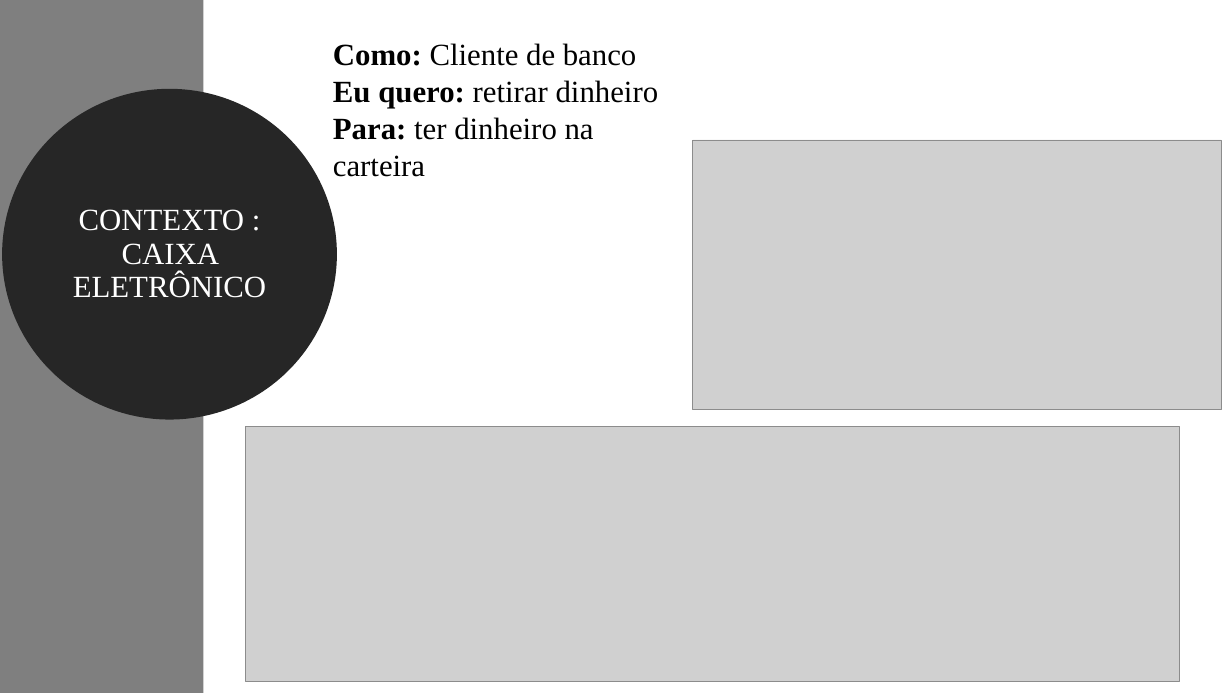
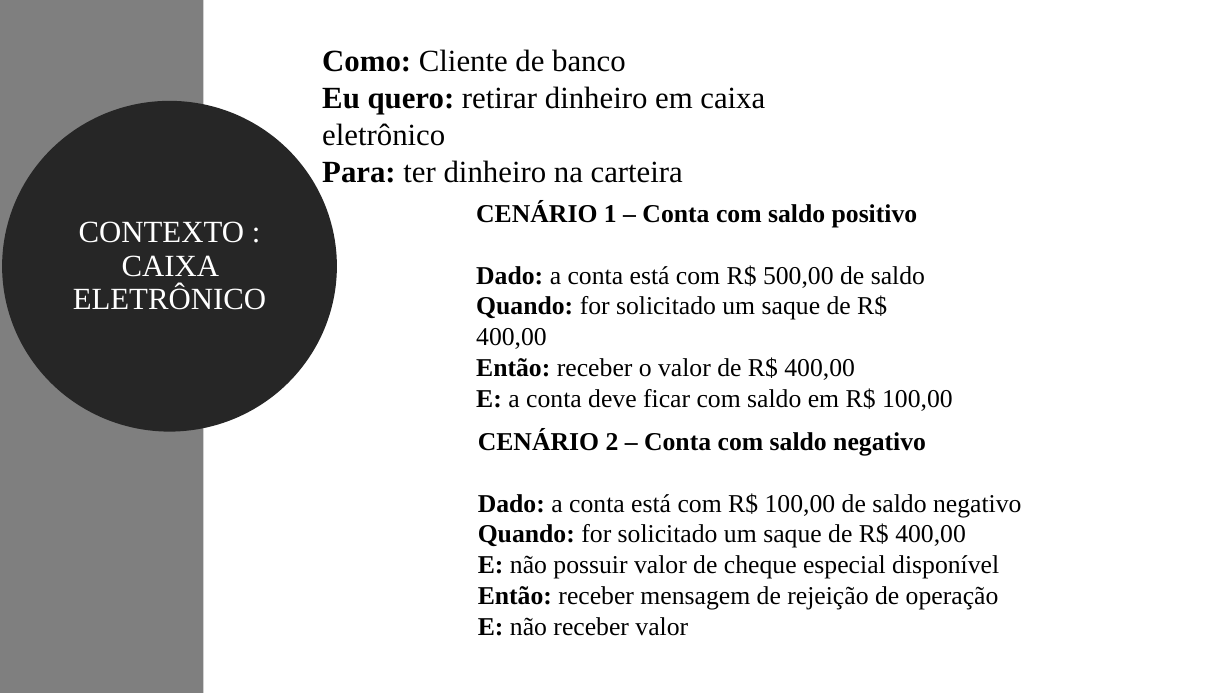
Before and after one commit to feevars/fatec4SEM, a slide deck: slide 6 of 2SEM/IES100 - Engenharia de Software I/BDD - Behavior Driven Development/apresentacao-oficial_BDD.pptx. Drawn at 1232x693 pixels with LibreOffice and Linux fonts; fonts in the diff are those of the drawing; grey boxes stand for pictures. Boxes give left, top, right and bottom in pixels: in the first picture for what was removed or moved away, otherwise in the second. Text is boxed around its words. In the diff, an @@ line names an element or a change of style, - is before the commit and + after.

```diff
--- a/2SEM/IES100 - Engenharia de Software I/BDD - Behavior Driven Development/apresentacao-oficial_BDD.pptx
+++ b/2SEM/IES100 - Engenharia de Software I/BDD - Behavior Driven Development/apresentacao-oficial_BDD.pptx
@@ text "Como: Cliente de banco": place and size @@
-text "Como: Cliente de banco" at [333, 43, 659, 177]
+text "Como: Cliente de banco" at [322, 49, 765, 183]
@@ text at [322, 86, 765, 146]: text changed @@
-Eu quero: retirar dinheiro
+Eu quero: retirar dinheiro em caixa eletrônico
@@ ellipse "CONTEXTO : CAIXA ELETRÔNICO": place and size @@
-ellipse "CONTEXTO : CAIXA ELETRÔNICO" at [11, 98, 328, 411]
+ellipse "CONTEXTO : CAIXA ELETRÔNICO" at [11, 110, 328, 423]
@@ picture removed at [693, 140, 1222, 410] @@
@@ text added at [476, 202, 953, 411], 20 pt, text #000000 @@
+CENÁRIO 1 – Conta com saldo positivo
+Dado: a conta está com R$ 500,00 de saldo
+Quando: for solicitado um saque de R$ 400,00
+Então: receber o valor de R$ 400,00
+E: a conta deve ficar com saldo em R$ 100,00
@@ picture removed at [245, 427, 1179, 681] @@
@@ text added at [478, 430, 1021, 636], 20 pt, text #000000 @@
+CENÁRIO 2 – Conta com saldo negativo
+Dado: a conta está com R$ 100,00 de saldo negativo
+Quando: for solicitado um saque de R$ 400,00
+E: não possuir valor de cheque especial disponível
+Então: receber mensagem de rejeição de operação
+E: não receber valor
```
Also in this commit, not shown: 5 other slides changed, 1 slide added.
